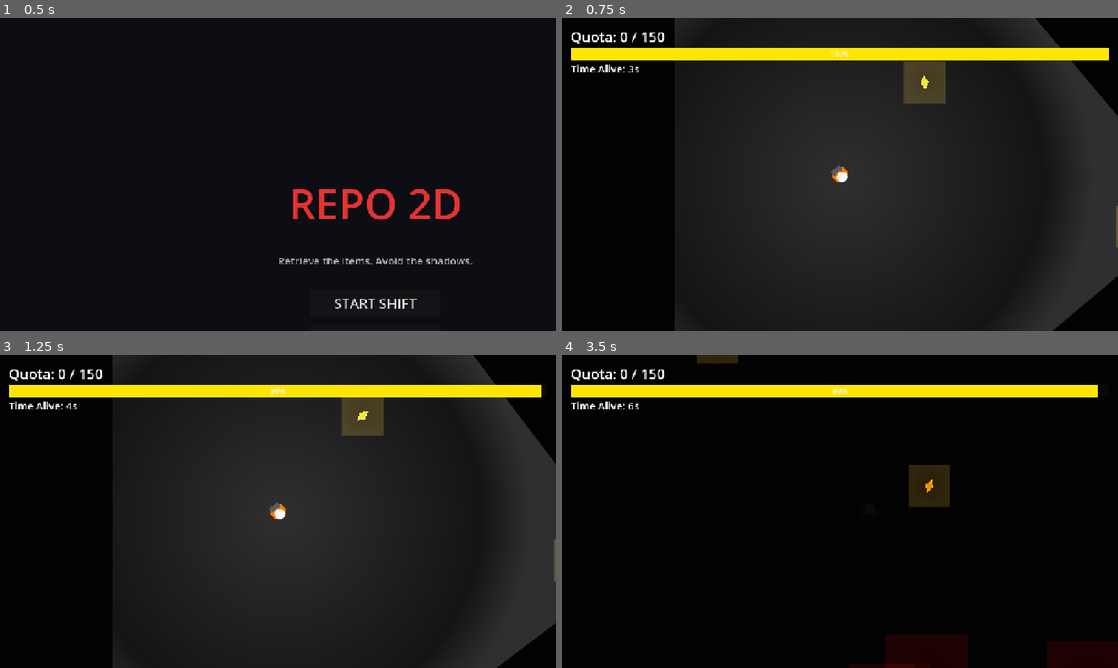
Above: before the commit, frames 1-4 (two rows, left to right).
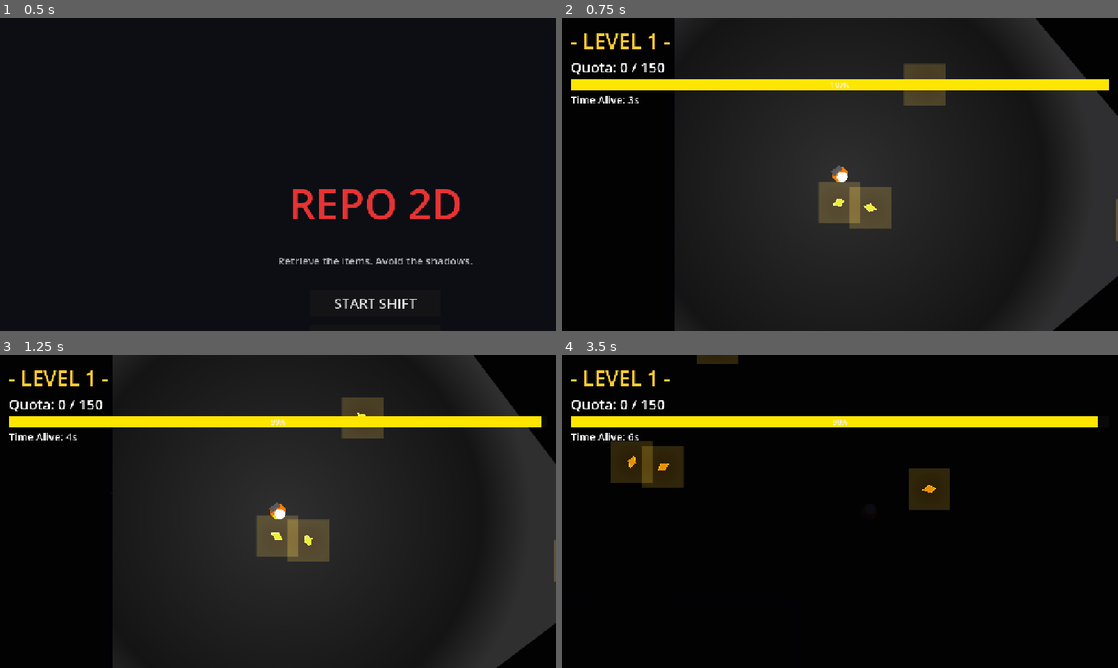
Above: after the commit, the same moments.

Repository: thanetraj/LegoGame2D
Game: Godot game, scene res://scenes/main_menu.tscn
The game is run twice, just before and just after one commit, with the same random seed, the same clock (stepped at 60 frames per second) and the same inputs.
Inputs (mouse positions are in pixels of both pictures, inside the frame that each line leads up to):
- Up to frame 1 (0.5 s): no input
- Up to frame 2 (0.75 s): click "START SHIFT" at 0.5 s
- Up to frame 3 (1.25 s): no input
- Up to frame 4 (3.5 s): move the mouse to (962, 495) at 1.27 s; hold D (move_right) 1.28-2.03 s; hold Shift (sprint) 1.28-2.03 s; move the mouse to (728, 527) at 2.02 s; hold S (move_down) 2.03-2.78 s; tap F (switch_light) at 2.1 s; move the mouse to (895, 442) at 2.77 s; hold D (move_right) from 2.78 s (still down); hold Shift (sprint) from 2.78 s (still down)

Frame 1 is identical in both runs. In frame 2, 10% of the frame differs, in the area x 1-100%, y 4-74%; in frame 3, 9.9%; in frame 4, 13%, in the area x 1-100%, y 4-100%.

Commit message:
Added progressive level system, dynamic maze scaling, and NEXT LEVEL flow

Diff:
--- a/scripts/autoload/game_manager.gd
+++ b/scripts/autoload/game_manager.gd
@@ -11,6 +11,7 @@
 var battery_max: float = 100.0
 var battery_current: float = 100.0
 var fear_current: float = 0.0
+var current_level: int = 1
 
 var is_game_active: bool = false
 
@@ -18,18 +19,29 @@
 	process_mode = Node.PROCESS_MODE_ALWAYS
 
 func start_game():
+	current_level = 1
+	_start_current_level()
+
+func _start_current_level():
+	quota_target = 100 + (current_level * 50)
 	quota_current = 0
 	battery_current = battery_max
 	fear_current = 0.0
 	is_game_active = true
 	get_tree().change_scene_to_file("res://scenes/game_level.tscn")
 
+func next_level():
+	current_level += 1
+	_start_current_level()
+
 func add_quota(amount: int):
 	quota_current += amount
 	quota_updated.emit(quota_current, quota_target)
 
-	if quota_current >= quota_target:
+	if quota_current >= quota_target and is_game_active:
+		is_game_active = false
 		level_completed.emit()
+		get_tree().change_scene_to_file("res://scenes/game_over.tscn")
 
 func drain_battery(amount: float):
 	battery_current = clamp(battery_current - amount, 0.0, battery_max)
--- a/scripts/game_level.gd
+++ b/scripts/game_level.gd
@@ -1,13 +1,15 @@
 extends Node2D
 
-const ROOM_SIZE = 500
-const GRID_W = 4
-const GRID_H = 4
+var ROOM_SIZE = 500
+var GRID_W = 4
+var GRID_H = 4
 
 var map_grid = []
 var walls_node: StaticBody2D
 
 func _ready():
+	GRID_W = 3 + GameManager.current_level
+	GRID_H = 3 + GameManager.current_level
 	_setup_level_nodes()
 	_generate_maze()
 	_spawn_entities()
@@ -107,14 +109,16 @@
 	var enemy_script = load("res://scripts/enemy.gd")
 	var item_script = load("res://scripts/collectible_item.gd")
 
-	for i in range((GRID_W * GRID_H) / 2):
+	var enemy_count = GameManager.current_level + 2
+	for i in range(enemy_count):
 		if enemy_script:
 			var enemy = enemy_script.new()
 			enemy.position = Vector2(randf_range(ROOM_SIZE, GRID_W * ROOM_SIZE - ROOM_SIZE), randf_range(ROOM_SIZE, GRID_H * ROOM_SIZE - ROOM_SIZE))
 			enemy.name = "Enemy_" + str(i)
 			add_child(enemy)
 
-	for i in range(15):
+	var item_count = 10 + (GameManager.current_level * 5)
+	for i in range(item_count):
 		if item_script:
 			var item = item_script.new()
 			item.position = Vector2(randf_range(100, GRID_W * ROOM_SIZE - 100), randf_range(100, GRID_H * ROOM_SIZE - 100))
--- a/scripts/game_over.gd
+++ b/scripts/game_over.gd
@@ -14,8 +14,9 @@
 	vbox.add_theme_constant_override("separation", 40)
 	add_child(vbox)
 
+	var won = GameManager.quota_current >= GameManager.quota_target
 	var title = Label.new()
-	title.text = "DIED IN THE DARK" if GameManager.fear_current >= 100.0 else "QUOTA MET!"
+	title.text = "LEVEL " + str(GameManager.current_level) + " CLEARED!" if won else "DIED IN THE DARK"
 	title.add_theme_font_size_override("font_size", 72)
 	title.add_theme_color_override("font_color", Color.WHITE)
 	title.horizontal_alignment = HORIZONTAL_ALIGNMENT_CENTER
@@ -27,13 +28,18 @@
 	stats.horizontal_alignment = HORIZONTAL_ALIGNMENT_CENTER
 	vbox.add_child(stats)
 
-	var menu_btn = Button.new()
-	menu_btn.text = "RETURN TO MENU"
-	menu_btn.add_theme_font_size_override("font_size", 32)
-	menu_btn.custom_minimum_size = Vector2(300, 60)
-	menu_btn.size_flags_horizontal = Control.SIZE_SHRINK_CENTER
-	menu_btn.pressed.connect(_on_menu_pressed)
-	vbox.add_child(menu_btn)
+	var action_btn = Button.new()
+	action_btn.text = "NEXT LEVEL" if won else "RETURN TO MENU"
+	action_btn.add_theme_font_size_override("font_size", 32)
+	action_btn.custom_minimum_size = Vector2(300, 60)
+	action_btn.size_flags_horizontal = Control.SIZE_SHRINK_CENTER
+
+	if won:
+		action_btn.pressed.connect(GameManager.next_level)
+	else:
+		action_btn.pressed.connect(_on_menu_pressed)
+
+	vbox.add_child(action_btn)
 
 func _on_menu_pressed():
 	get_tree().change_scene_to_file("res://scenes/main_menu.tscn")
--- a/scripts/hud.gd
+++ b/scripts/hud.gd
@@ -22,6 +22,12 @@
 
 	var vbox = VBoxContainer.new()
 	margin.add_child(vbox)
+
+	var level_label = Label.new()
+	level_label.text = "- LEVEL " + str(GameManager.current_level) + " -"
+	level_label.add_theme_font_size_override("font_size", 48)
+	level_label.add_theme_color_override("font_color", Color(1, 0.8, 0.2))
+	vbox.add_child(level_label)
 
 	quota_label = Label.new()
 	quota_label.text = "Quota: 0 / " + str(GameManager.quota_target)
